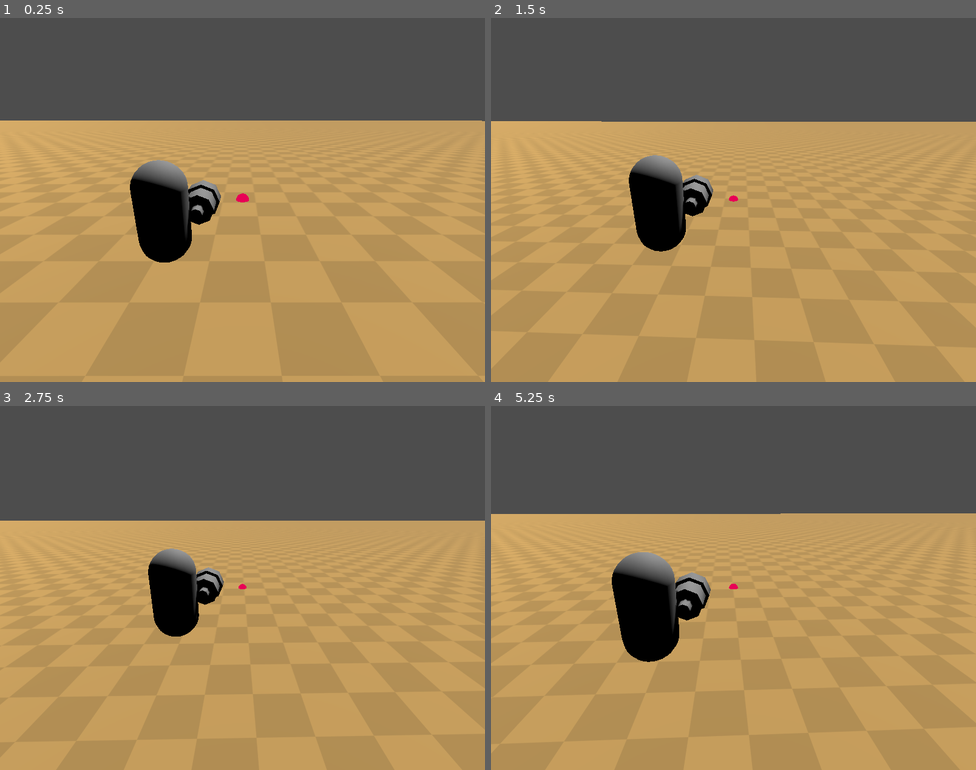
Above: before the commit, frames 1-4 (two rows, left to right).
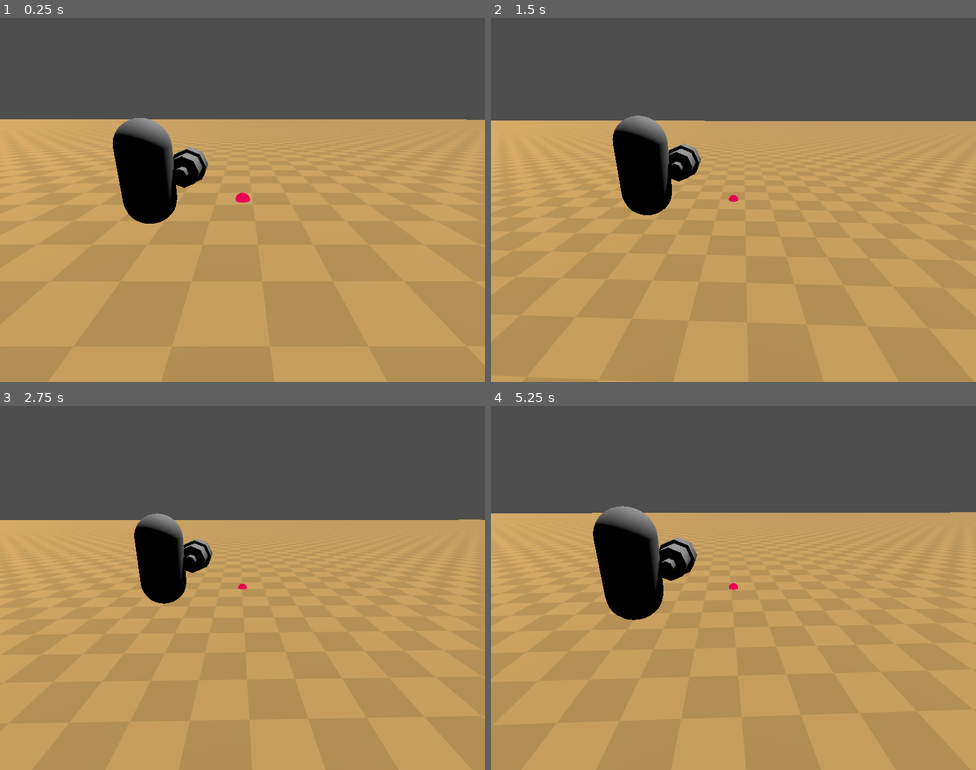
Above: after the commit, the same moments.

Repository: jujopopvirus/Outlaw_Jam
Game: Godot game, scene res://content/level/test_level.tscn
The game is run twice, just before and just after one commit, with the same random seed, the same clock (stepped at 60 frames per second) and the same inputs.
Inputs (mouse positions are in pixels of both pictures, inside the frame that each line leads up to):
- Up to frame 1 (0.25 s): no input
- Up to frame 2 (1.5 s): tap Enter (ui_accept) at 0.5, 0.77 s; move the mouse to (757, 200) at 0.52 s; hold Space (move_elevate) 0.53-1.28 s; hold W (up) from 0.53 s (still down); move the mouse to (709, 200) at 1.27 s; tap Ctrl (move_lower) at 1.35 s
- Up to frame 3 (2.75 s): keep holding W (up); tap Enter (ui_accept) at 1.52 s; move the mouse to (252, 580) at 2.02 s; hold Shift (move_sprint) from 2.03 s (still down)
- Up to frame 4 (5.25 s): move the mouse to (728, 595) at 2.77 s; release Shift (move_sprint) at 2.78 s; click (728, 595) at 2.85 s; tap Enter (ui_accept) at 3.02, 3.77, 4.52 s; move the mouse to (767, 591) at 3.52 s; hold Right mouse button (secondary_attack) 3.53-4.28 s; move the mouse to (694, 584) at 4.27 s; tap ] (toggle_mouse_mode) at 4.35 s; move the mouse to (757, 588) at 5.02 s; release W (up) at 5.03 s; hold S (down) from 5.03 s (still down); tap X (ultimate) at 5.1 s

The runs differ from the first frame. In frame 1, 5.0% of the frame differs, in the area x 0-100%, y 27-68%; in frame 2, 4.3%; in frame 3, 3.5%; in frame 4, 5.7%, in the area x 0-100%, y 27-71%.

Commit message:
Updated Camera Perspective

Diff:
--- a/content/player/player_controller.tscn
+++ b/content/player/player_controller.tscn
@@ -51,7 +51,7 @@
 
 [node name="ThirdPersonCamera" parent="." instance=ExtResource("1_ijn8q")]
 distance_from_pivot = 4.5
-pivot_offset = Vector2(1.5, 0.25)
+pivot_offset = Vector2(1.8, -0.5)
 tilt_upper_limit_deg = 35.0
 tilt_lower_limit_deg = -50.0
 tilt_sensitiveness = 2.5
@@ -65,16 +65,16 @@
 transform = Transform3D(0.999983, 0, 0, 0, 0.939694, 0.342, 0, -0.342009, 0.939668, 0, 0, 0)
 
 [node name="OffsetPivot" parent="ThirdPersonCamera/RotationPivot" index="0"]
-transform = Transform3D(0.994737, 1.4345e-07, 2.91958e-07, -7.83597e-07, 1.00008, 5.90682e-05, -5.18091e-06, -6.55353e-05, 1.00005, 1.5, 0.25, -7.45058e-09)
+transform = Transform3D(0.994737, 1.4345e-07, 2.91958e-07, -7.83597e-07, 1.00008, 5.90682e-05, -5.18091e-06, -6.55353e-05, 1.00005, 1.8, -0.5, 1.49012e-08)
 
 [node name="CameraSpringArm" parent="ThirdPersonCamera/RotationPivot/OffsetPivot" index="0"]
 spring_length = 4.5
 
 [node name="CameraMarker" parent="ThirdPersonCamera/RotationPivot/OffsetPivot/CameraSpringArm" index="0"]
-transform = Transform3D(1.00015, -2.36112e-06, -7.01102e-06, 1.4524e-06, 1.00032, 0.000265867, 3.93839e-06, 6.67572e-06, 1.00134, -1.43051e-06, -0.000216484, 4.49991)
+transform = Transform3D(1.00015, -2.36112e-06, -7.01102e-06, 1.4524e-06, 1.00032, 0.000265867, 3.94008e-06, 6.67572e-06, 1.00134, -1.3113e-06, -0.000216335, 4.49991)
 
 [node name="Camera" parent="ThirdPersonCamera" index="2"]
-transform = Transform3D(1, 9.64192e-09, -2.6491e-08, 0, 0.939693, 0.34202, 2.81911e-08, -0.34202, 0.939693, 1.49997, 1.77401, 4.14312)
+transform = Transform3D(1, 0, 0, 0, 0.939693, 0.34202, 0, -0.34202, 0.939693, 1.79997, 1.06924, 4.39962)
 current = true
 
 [node name="RayCast3D" type="RayCast3D" parent="."]
